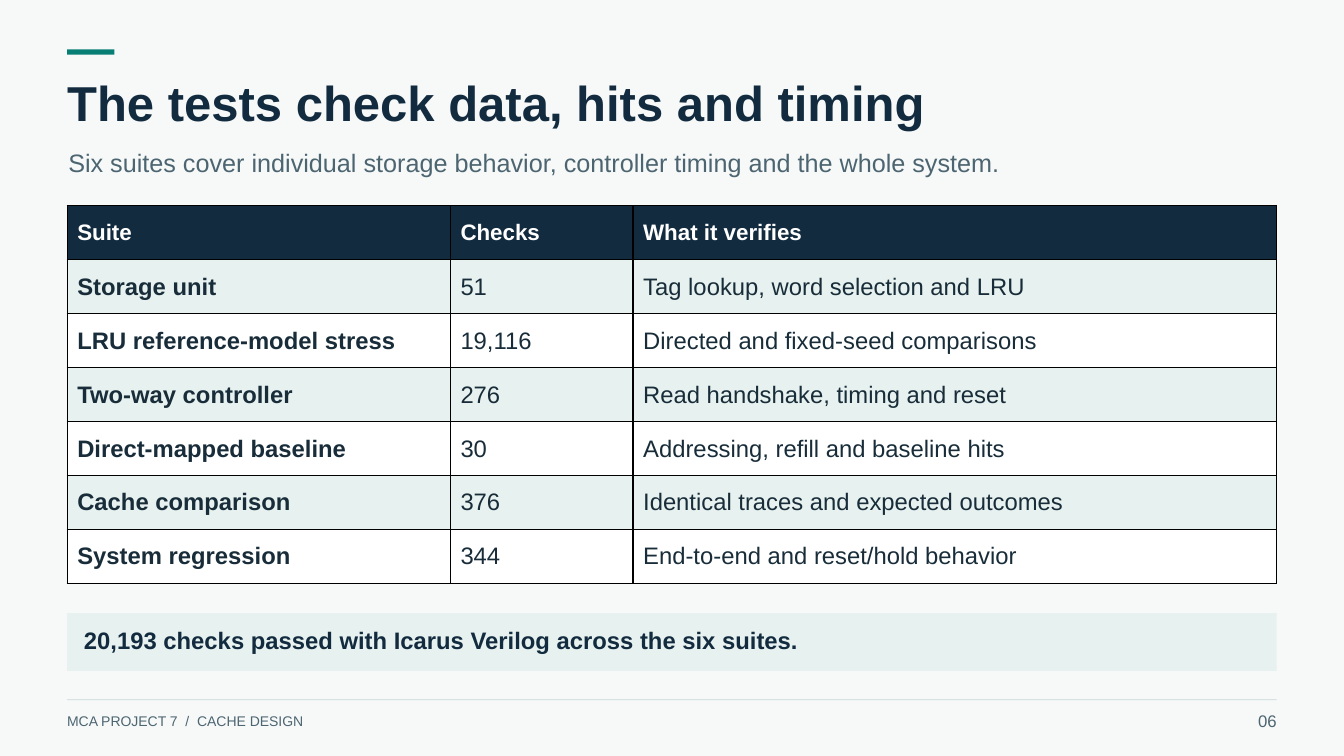
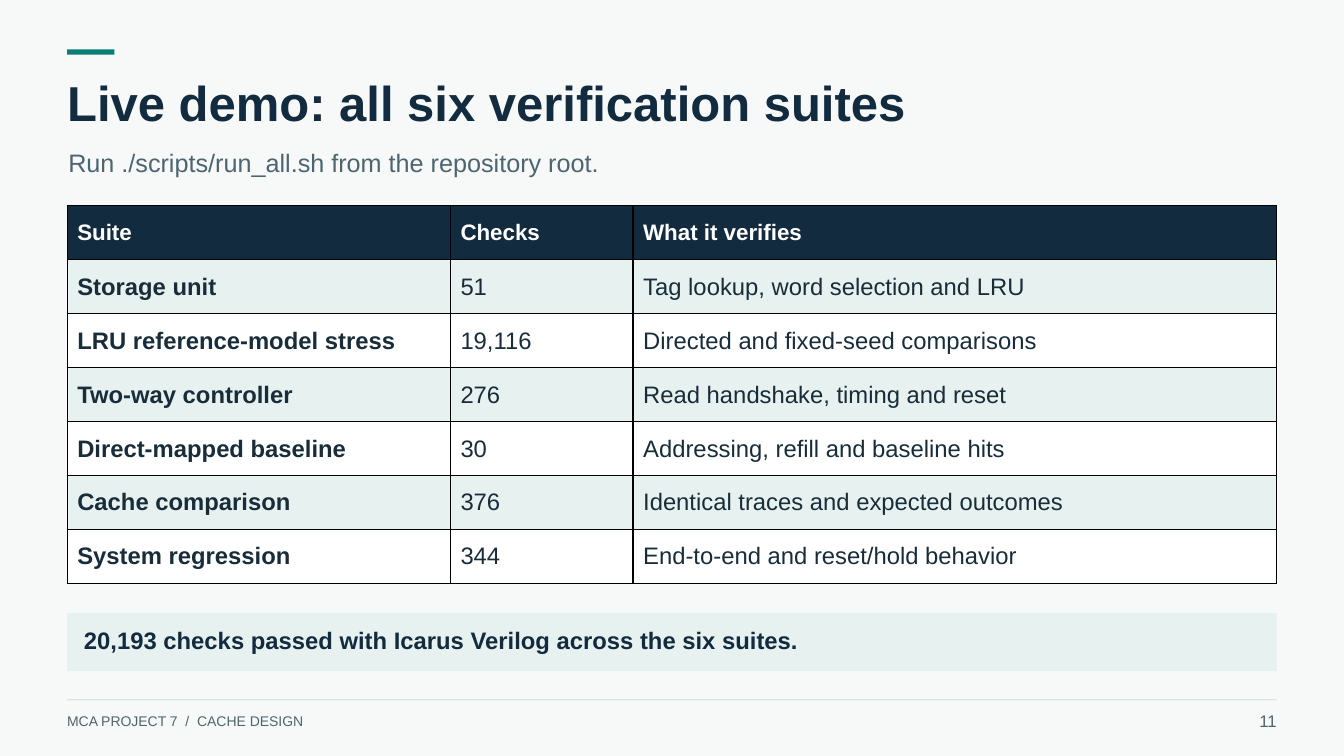
Before and after one commit to Kushal425/MCA-Project7-Team-5-1-MUX, a slide deck: slide 11 of phase2/presentation/MCA-Project7-Presentation.pptx (slide 6 before the commit). Drawn at 1344x756 pixels with LibreOffice and Linux fonts; fonts in the diff are those of the drawing. Boxes give left, top, right and bottom in pixels: in the first picture for what was removed or moved away, otherwise in the second. Text is boxed around its words. In the diff, an @@ line names an element or a change of style, - is before the commit and + after.

```diff
--- a/phase2/presentation/MCA-Project7-Presentation.pptx
+++ b/phase2/presentation/MCA-Project7-Presentation.pptx
@@ text at box(67, 85, 906, 122): text changed @@
-The tests check data, hits and timing
+Live demo: all six verification suites
@@ text at box(68, 153, 598, 177): text changed @@
-Six suites cover individual storage behavior, controller timing and the whole system.
+Run ./scripts/run_all.sh from the repository root.
@@ text at box(1259, 715, 1276, 727): text changed @@
-06
+11
```
Also in this commit, not shown: 5 other slides changed, 7 slides added, 4 slides removed, 1 other file.
